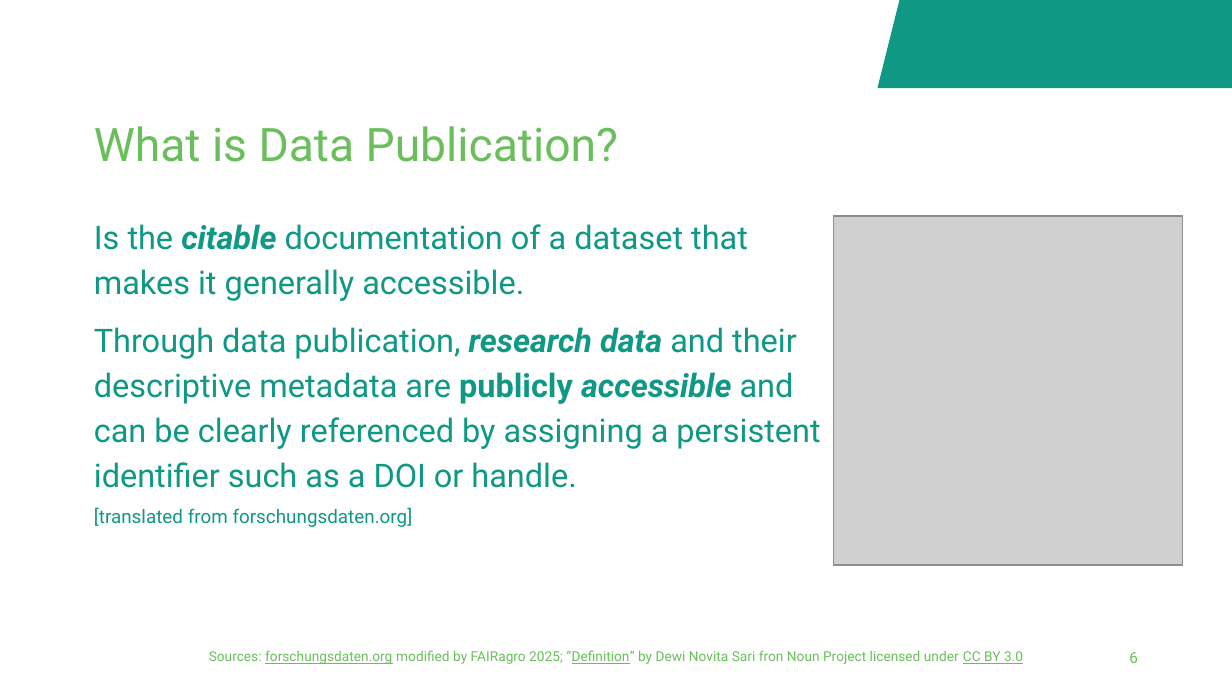
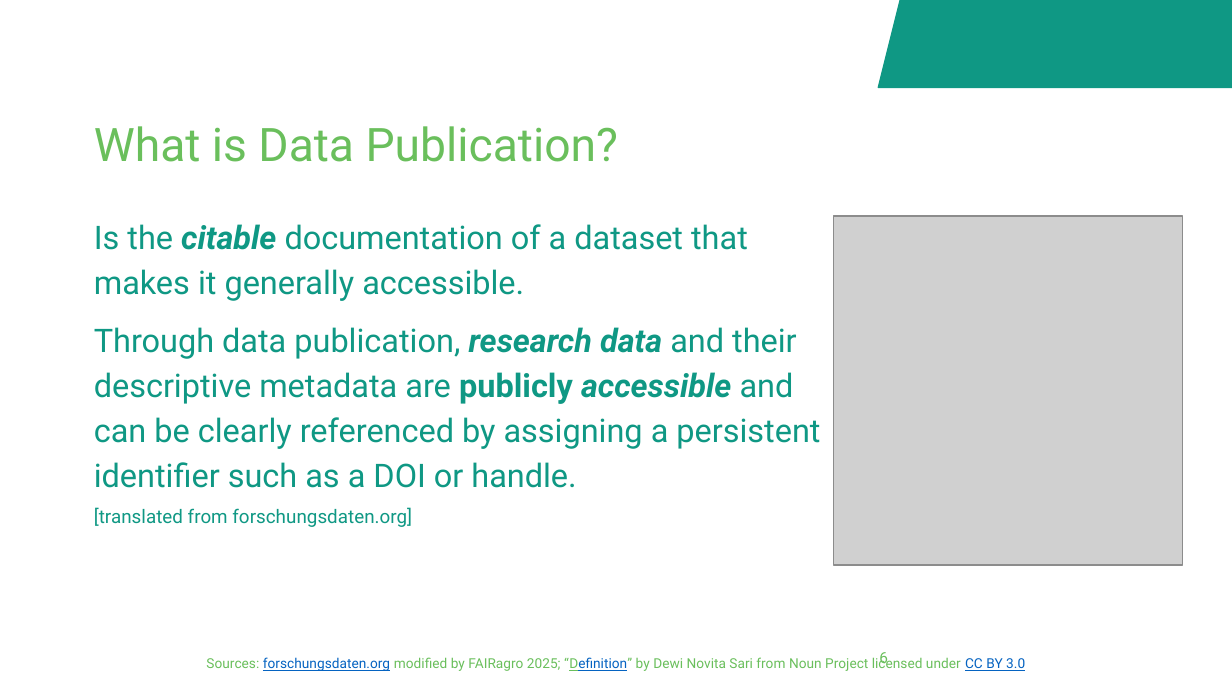
Before and after one commit to fairagro/FAIRagro_Modular-RDM-Training-Material, a slide deck: slide 6 of FAIRagro_Trainings_planned/2026-09_RepoTraining_deNBI/RepoTraining_Slides.odp. Drawn at 1232x693 pixels with LibreOffice and Linux fonts; fonts in the diff are those of the drawing; grey boxes stand for pictures; background and template pictures are left out. Boxes give left, top, right and bottom in pixels: in the first picture for what was removed or moved away, otherwise in the second. Text is boxed around its words. In the diff, an @@ line names an element or a change of style, - is before the commit and + after.

Commit message:
FAIRagro trainings slide updated

```diff
--- a/FAIRagro_Trainings_planned/2026-09_RepoTraining_deNBI/RepoTraining_Slides.odp
+++ b/FAIRagro_Trainings_planned/2026-09_RepoTraining_deNBI/RepoTraining_Slides.odp
@@ text at box(206, 655, 1025, 671): text changed @@
-Sources: forschungsdaten.org modified by FAIRagro 2025; “Definition” by Dewi Novita Sari fron Noun Project licensed under CC BY 3.0
+Sources: forschungsdaten.org modified by FAIRagro 2025; “Definition” by Dewi Novita Sari from Noun Project licensed under CC BY 3.0
@@ page number at box(879, 652, 888, 668): alignment right to left @@
```
Also in this commit, not shown: 15 other slides changed, 6 slides added, 7 slides removed, 3 other files.
